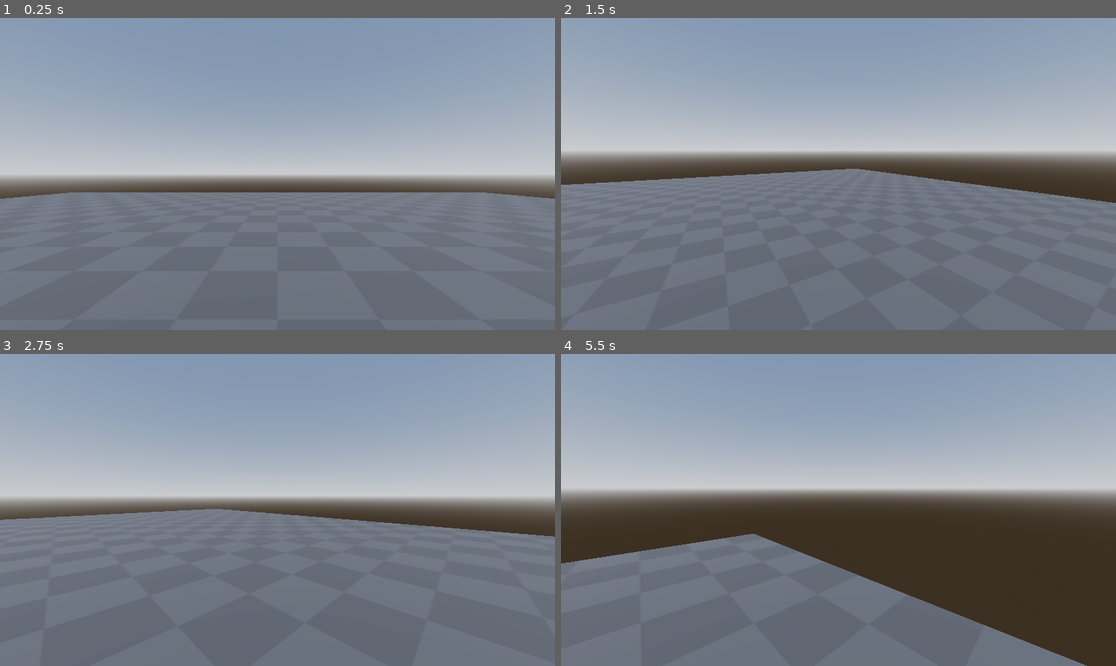
Above: before the commit, frames 1-4 (two rows, left to right).
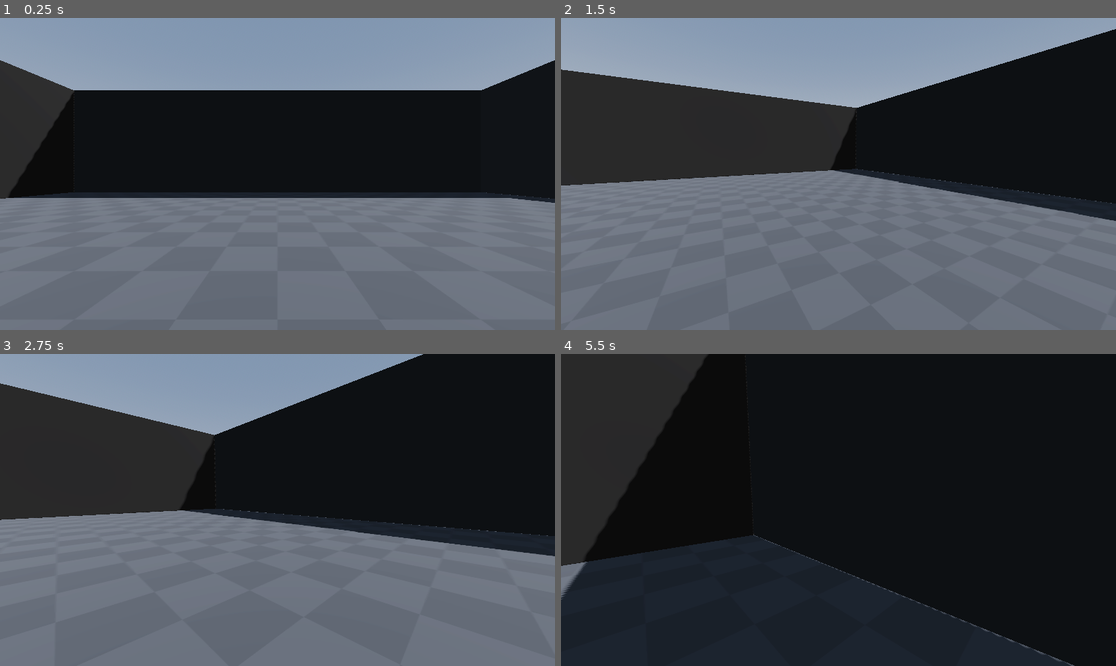
Above: after the commit, the same moments.

Repository: juanakajuan/sourcelike-fps-character-controller
Game: Godot game, scene res://scenes/World.tscn
The game is run twice, just before and just after one commit, with the same random seed, the same clock (stepped at 60 frames per second) and the same inputs.
Inputs (mouse positions are in pixels of both pictures, inside the frame that each line leads up to):
- Up to frame 1 (0.25 s): no input
- Up to frame 2 (1.5 s): tap Enter at 0.5 s; move the mouse to (960, 158) at 0.52 s; hold D (move_right) 0.53-1.28 s; hold Shift (sprint) 0.53-1.28 s; click (960, 158) at 0.67 s; tap Space (jump) at 0.77 s; move the mouse to (810, 174) at 1.27 s; hold W (move_forward) from 1.28 s (still down); tap Shift (sprint) at 1.35 s
- Up to frame 3 (2.75 s): keep holding W (move_forward); tap Space (jump) at 1.52 s; move the mouse to (288, 503) at 2.02 s; hold Shift (sprint) from 2.03 s (still down)
- Up to frame 4 (5.5 s): keep holding W (move_forward); move the mouse to (832, 516) at 2.77 s; release Shift (sprint) at 2.78 s; tap Shift (sprint) at 2.85, 4.35 s; tap Space (jump) at 3.02, 3.77, 4.52 s; move the mouse to (877, 513) at 3.52 s; hold Shift (sprint) 3.53-4.28 s; move the mouse to (794, 506) at 4.27 s; move the mouse to (844, 510) at 5.02 s; hold Shift (sprint) from 5.03 s (still down)

The runs differ from the first frame. In frame 1, 36% of the frame differs, in the area x 0-100%, y 13-60%; in frame 2, 34%; in frame 3, 44%; in frame 4, 99%, in the area x 0-100%, y 0-100%.

Commit message:
feat: add in walls and start headbob effect

Diff:
--- a/project.godot
+++ b/project.godot
@@ -56,4 +56,6 @@
 
 [physics]
 
+common/physics_jitter_fix=0.0
 3d/default_gravity=12.0
+common/physics_interpolation=true
--- a/scenes/World.tscn
+++ b/scenes/World.tscn
@@ -23,6 +23,9 @@
 uv2_scale = Vector3(0.2, 0.2, 0.2)
 uv2_triplanar = true
 
+[sub_resource type="StandardMaterial3D" id="StandardMaterial3D_32lhk"]
+albedo_color = Color(0.13527128, 0.13527128, 0.13527128, 1)
+
 [node name="World" type="Node3D"]
 
 [node name="WorldEnvironment" type="WorldEnvironment" parent="."]
@@ -36,7 +39,33 @@
 
 [node name="Level" type="Node3D" parent="."]
 
-[node name="CSGBox3D" type="CSGBox3D" parent="Level"]
+[node name="Floor" type="CSGBox3D" parent="Level"]
 material_override = SubResource("StandardMaterial3D_7g83o")
 use_collision = true
 size = Vector3(40, 0, 40)
+
+[node name="Walls" type="Node3D" parent="Level"]
+
+[node name="Wall" type="CSGBox3D" parent="Level/Walls"]
+transform = Transform3D(1, 0, 0, 0, 1, 0, 0, 0, 1, -20, 5, 0)
+material_override = SubResource("StandardMaterial3D_32lhk")
+use_collision = true
+size = Vector3(0, 10, 40)
+
+[node name="Wall2" type="CSGBox3D" parent="Level/Walls"]
+transform = Transform3D(1, 0, 0, 0, 1, 0, 0, 0, 1, 20, 5, 0)
+material_override = SubResource("StandardMaterial3D_32lhk")
+use_collision = true
+size = Vector3(0, 10, 40)
+
+[node name="Wall3" type="CSGBox3D" parent="Level/Walls"]
+transform = Transform3D(-4.371139e-08, 0, 1, 0, 1, 0, -1, 0, -4.371139e-08, 0, 5, -20)
+material_override = SubResource("StandardMaterial3D_32lhk")
+use_collision = true
+size = Vector3(0, 10, 40)
+
+[node name="Wall4" type="CSGBox3D" parent="Level/Walls"]
+transform = Transform3D(-4.371139e-08, 0, 1, 0, 1, 0, -1, 0, -4.371139e-08, 0, 5, 20)
+material_override = SubResource("StandardMaterial3D_32lhk")
+use_collision = true
+size = Vector3(0, 10, 40)
--- a/scripts/fps_controller.gd
+++ b/scripts/fps_controller.gd
@@ -5,6 +5,10 @@
 @export var auto_bhop: bool = true
 @export var walk_speed: float = 7.0
 @export var sprint_speed: float = 8.5
+
+const HEADBOB_MOVE_AMOUNT: float = 0.06
+const HEADBOB_FREQUENCY: float = 2.4
+var headbob_time: float = 0.0
 
 var wish_direction: Vector3 = Vector3.ZERO
 
@@ -30,6 +34,10 @@
 			rotate_y(-event.relative.x * look_sensitivity)
 			%Camera3D.rotate_x(-event.relative.y * look_sensitivity)
 			%Camera3D.rotation.x = clamp(%Camera3D.rotation.x, deg_to_rad(-90), deg_to_rad(90))
+
+
+func _headbob_effect(delta):
+	pass
 
 
 func _process(delta: float) -> void:
Not shown: 1 places in scenes/World.tscn that only renumber resources
